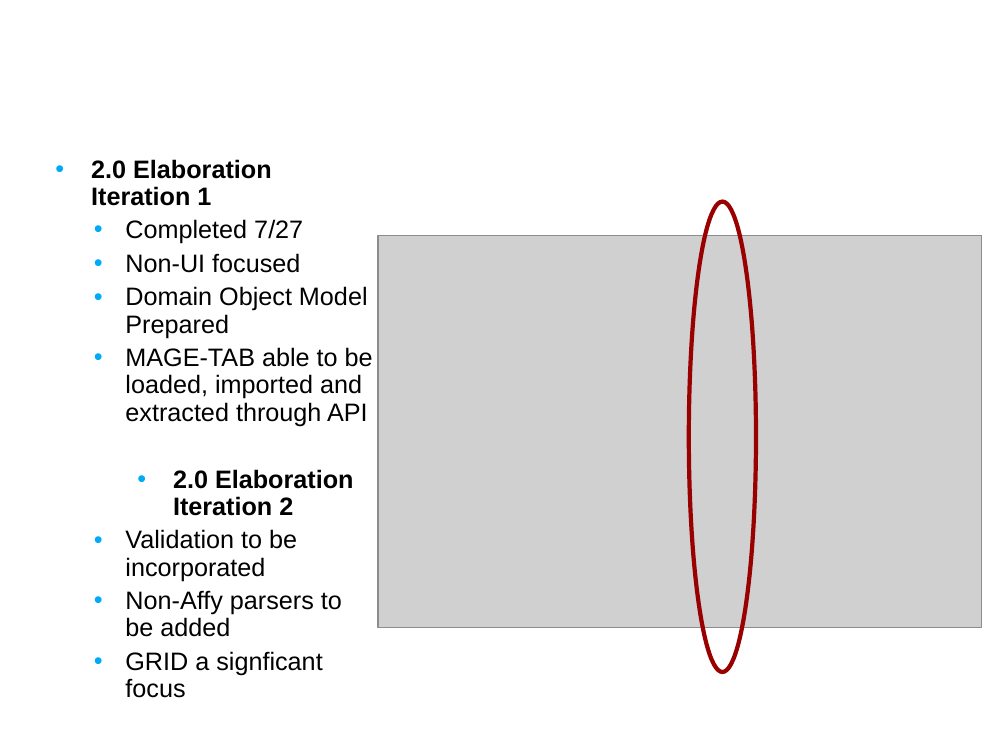
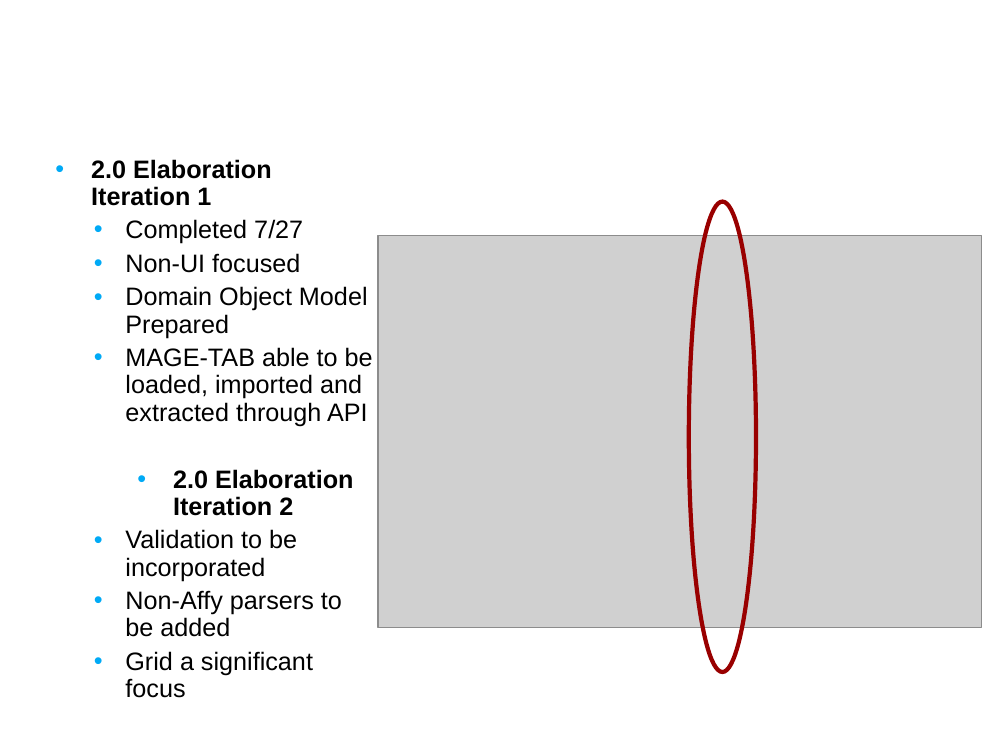
Before and after one commit to NCIP/caarray-docs, a slide deck: slide 8 of project_management/open_meetings/caArray User Community Meeting Aug 8.ppt. Drawn at 1008x756 pixels with LibreOffice and Linux fonts; fonts in the diff are those of the drawing; grey boxes stand for pictures; background and template pictures are left out. Boxes give left, top, right and bottom in pixels: in the first picture for what was removed or moved away, otherwise in the second. Text is boxed around its words. In the diff, an @@ line names an element or a change of style, - is before the commit and + after.

```diff
--- a/project_management/open_meetings/caArray User Community Meeting Aug 8.ppt
+++ b/project_management/open_meetings/caArray User Community Meeting Aug 8.ppt
@@ text at box(125, 651, 313, 698): text changed @@
-  • GRID a signficant focus
+  • Grid a significant focus
```
Also in this commit, not shown: 6 other slides changed.
